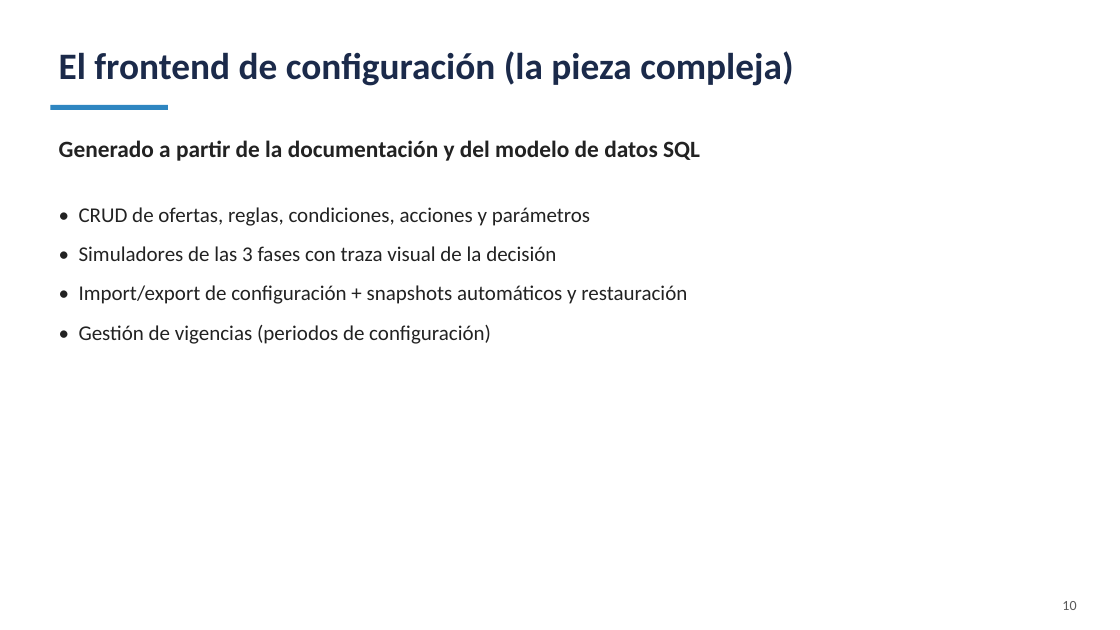
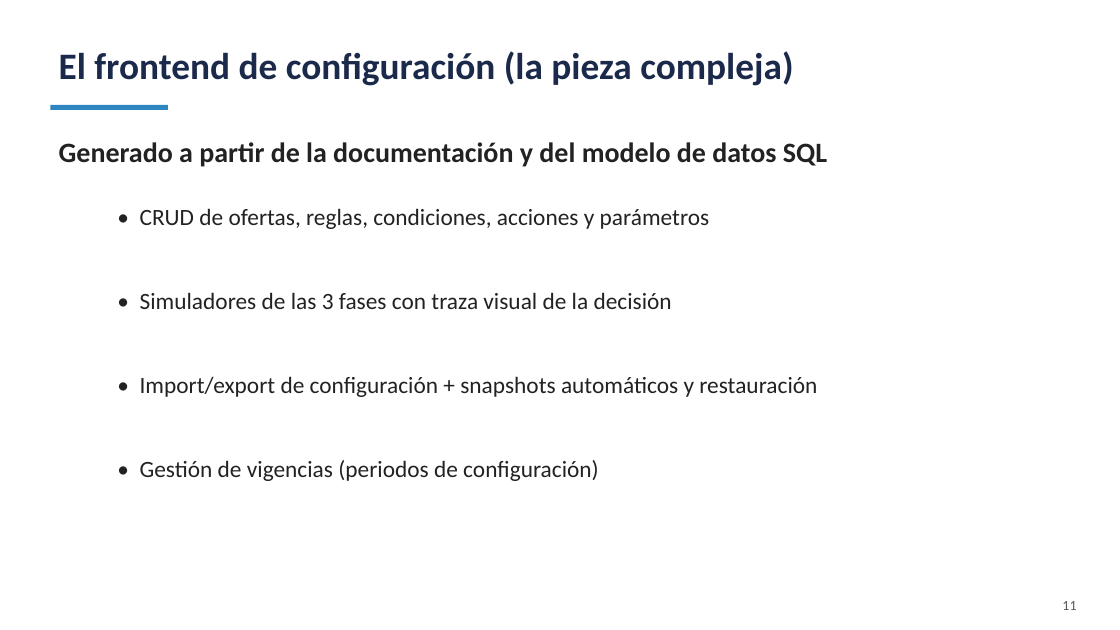
Before and after one commit to jbroceno/rule_engine, a slide deck: slide 11 of doc/PRESENTACION-SLIDES.pptx (slide 10 before the commit). Drawn at 1120x630 pixels with LibreOffice and Linux fonts; fonts in the diff are those of the drawing. Boxes give left, top, right and bottom in pixels: in the first picture for what was removed or moved away, otherwise in the second. Text is boxed around its words. In the diff, an @@ line names an element or a change of style, - is before the commit and + after.

```diff
--- a/doc/PRESENTACION-SLIDES.pptx
+++ b/doc/PRESENTACION-SLIDES.pptx
@@ text "Generado a partir de la ..." at bbox=[59, 142, 827, 167]: size 20 to 24 pt @@
@@ text "• CRUD de ofertas, reglas, ...": place and size @@
-text "• CRUD de ofertas, reglas, ..." at bbox=[79, 207, 687, 344]
+text "• CRUD de ofertas, reglas, ..." at bbox=[140, 208, 817, 481]
@@ text "• CRUD de ofertas, reglas, ..." at bbox=[140, 208, 817, 481]: size 18 to 20 pt @@
@@ text at bbox=[1062, 601, 1076, 610]: text changed @@
-10
+11
```
Also in this commit, not shown: 14 other slides changed, 1 slide added, 1 other file.
